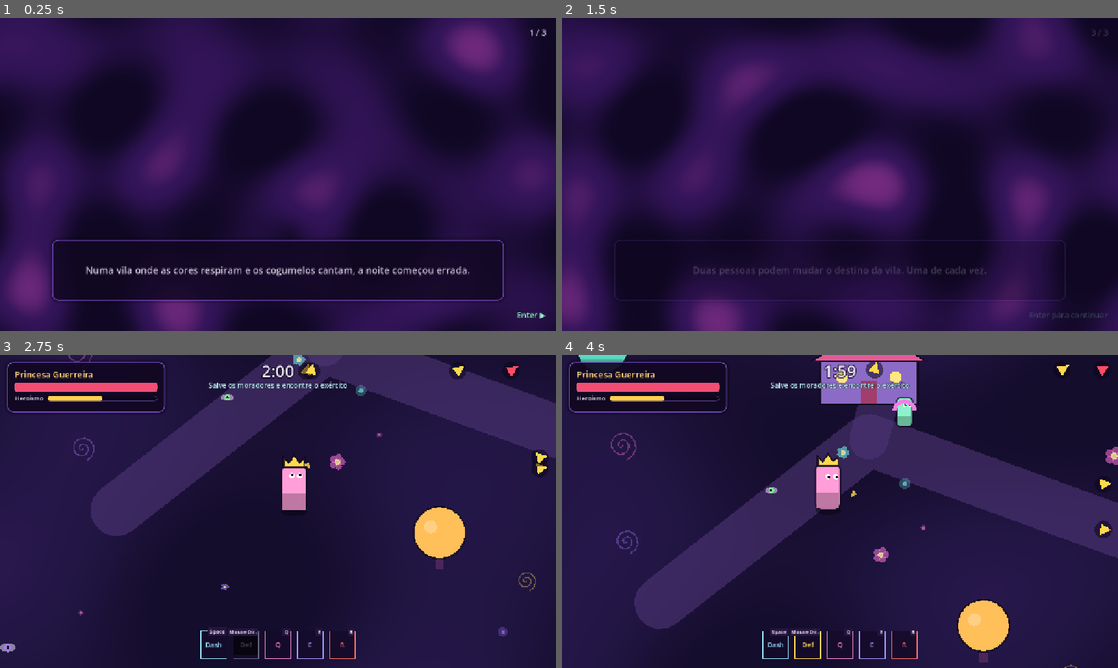
Above: before the commit, frames 1-4 (two rows, left to right).
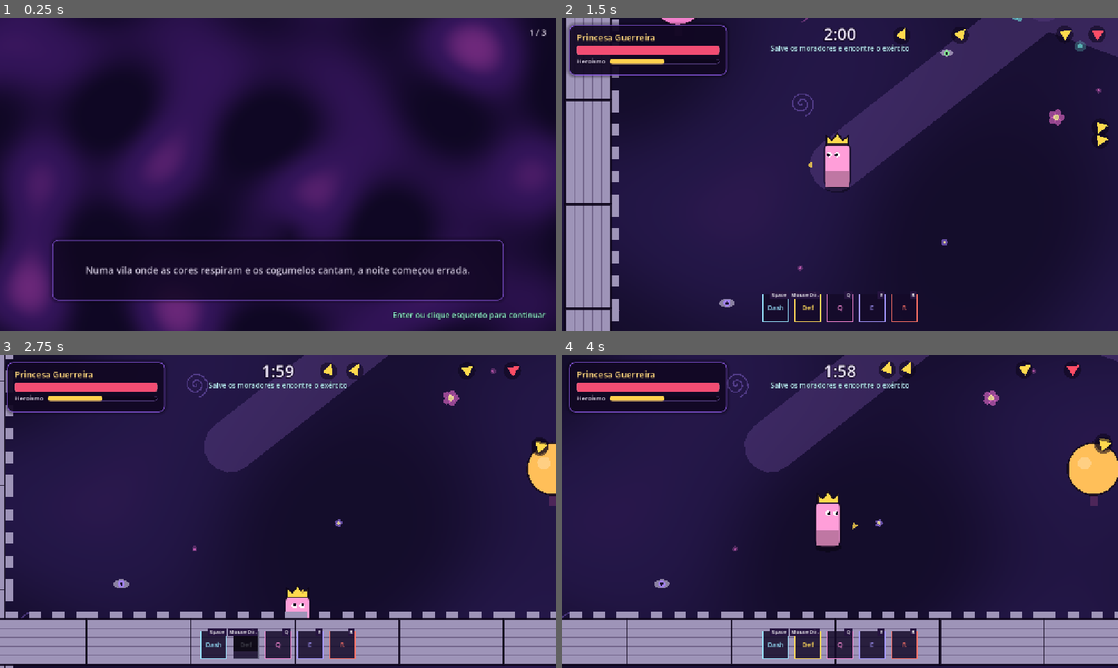
Above: after the commit, the same moments.

Repository: Nevek20/GameJam
Game: Godot game, scene res://scenes/game/game.tscn
The game is run twice, just before and just after one commit, with the same random seed, the same clock (stepped at 60 frames per second) and the same inputs. This scene is started directly instead of the project's main scene.
Inputs (mouse positions are in pixels of both pictures, inside the frame that each line leads up to):
- Up to frame 1 (0.25 s): no input
- Up to frame 2 (1.5 s): tap Enter (confirm) at 0.5, 0.8, 1.25, 1.35 s; move the mouse to (962, 158) at 0.52 s; hold D (move_right) 0.53-1.28 s; click (962, 158) at 0.6 s; move the mouse to (728, 190) at 1.27 s; hold S (move_down) from 1.28 s (still down); click (728, 190) at 1.42 s
- Up to frame 3 (2.75 s): tap Space (dash) at 1.55, 2.1 s; tap Enter (confirm) at 2 s; move the mouse to (333, 442) at 2.02 s; release S (move_down) at 2.03 s; hold D (move_right) from 2.03 s (still down); click (333, 442) at 2.17 s; right-click (333, 442) at 2.3 s
- Up to frame 4 (4 s): move the mouse to (812, 574) at 2.77 s; release D (move_right) at 2.78 s; hold W (move_up) 2.78-3.53 s; right-click (812, 574) at 2.85 s; click (812, 574) at 3.05 s; move the mouse to (1006, 558) at 3.52 s; hold A (move_left) from 3.53 s (still down); click (1006, 558) at 3.6 s; tap Enter (confirm) at 3.8 s

The runs differ from the first frame. In frame 1, 0.3% of the frame differs, in the area x 70-99%, y 94-97%; in frame 2, 42%, in the area x 0-100%, y 0-100%; in frame 3, 26%; in frame 4, 42%.

Commit message:
Seção 3: título fixo, borda dos botões, avançar com clique e cutscenes
- Título do menu sem animação
- Hover dos botões: StyleBoxFlat com borda igual nos 4 lados e cantos iguais;
  foco do teclado sem a linha à parte (usa escala e cor do texto)
- Introdução, tutorial, lápide e finais avançam com Enter ou clique esquerdo
  (só nessas telas); ao voltar para a gameplay o ataque fica bloqueado por
  attack_block_after_screen (UIConfig) para o clique não virar ataque
- Cutscenes reaproveitando a cena da introdução: troca para o Personagem 2
  e antes do boss (resources/config/cutscene_*.tres, legendas em intro.json)

Co-Authored-By: Claude Opus 5.5 <noreply@anthropic.com>
Claude-Session: https://claude.ai/code/session_01WMJahGCEKhVPJxPKMYELds

Diff:
--- a/data/intro.json
+++ b/data/intro.json
@@ -1,8 +1,16 @@
 {
-	"_comment": "Uma legenda por imagem de contexto (mesma ordem do IntroConfig). Aceita BBCode.",
+	"_comment": "Legendas das cutscenes (BBCode). Cada lista corresponde a um IntroConfig (campo captions_key), na mesma ordem das imagens.",
 	"slides": [
 		"Numa vila onde as cores respiram e os cogumelos cantam, a noite começou errada.",
 		"Um exército desceu das colinas e cercou as casas. Os moradores estão presos.",
 		"Duas pessoas podem mudar o destino da vila. Uma de cada vez."
+	],
+	"switch": [
+		"[TODO] A cavaleira cumpriu sua parte. Agora o mago entra na vila...",
+		"[TODO] O que foi feito antes mudou tudo."
+	],
+	"boss": [
+		"[TODO] O confronto final se aproxima.",
+		"[TODO] Não há mais volta."
 	]
 }
--- a/data/tutorial.json
+++ b/data/tutorial.json
@@ -1,6 +1,6 @@
 {
 	"_comment": "Tutorial (painel lateral). {move}, {dash}, {attack}... são trocados pelas teclas atuais.",
-	"hint": "Pressione {confirm} para começar",
+	"hint": "Pressione {confirm} ou clique esquerdo para começar",
 	"p1": {
 		"title": "A vila foi invadida!",
 		"body": [
--- a/data/ui.json
+++ b/data/ui.json
@@ -58,8 +58,8 @@
 		"fail": "Errou..."
 	},
 	"intro": {
-		"next": "{key} ▶",
-		"start": "{key} para continuar"
+		"next": "{key} ou clique esquerdo para continuar",
+		"start": "{key} ou clique esquerdo para começar"
 	},
 	"hud": {
 		"heroism": "Heroísmo",
@@ -96,7 +96,7 @@
 		"enemies_stronger": "Os inimigos estão mais fortes!"
 	},
 	"ending": {
-		"next": "{key} ▶",
+		"next": "{key} ou clique esquerdo para continuar",
 		"tag_p1": "Personagem 1 · {name}",
 		"tag_p2": "Personagem 2 · {name}",
 		"tag_kingdom": "O Reino"
--- /dev/null
+++ b/resources/config/cutscene_boss.tres
@@ -0,0 +1,7 @@
+[gd_resource type="Resource" script_class="IntroConfig" format=3]
+
+[ext_resource type="Script" path="res://scripts/resources/intro_config.gd" id="1_cutscene"]
+
+[resource]
+script = ExtResource("1_cutscene")
+captions_key = "boss"
--- /dev/null
+++ b/resources/config/cutscene_switch.tres
@@ -0,0 +1,7 @@
+[gd_resource type="Resource" script_class="IntroConfig" format=3]
+
+[ext_resource type="Script" path="res://scripts/resources/intro_config.gd" id="1_cutscene"]
+
+[resource]
+script = ExtResource("1_cutscene")
+captions_key = "switch"
--- a/scenes/game/game.tscn
+++ b/scenes/game/game.tscn
@@ -28,12 +28,16 @@
 [ext_resource type="PackedScene" path="res://ui/intro/intro_sequence.tscn" id="26_intro"]
 [ext_resource type="PackedScene" path="res://ui/endings/tombstone_view.tscn" id="27_tomb"]
 [ext_resource type="PackedScene" path="res://ui/pause/pause_menu.tscn" id="28_pause"]
+[ext_resource type="Resource" path="res://resources/config/cutscene_switch.tres" id="29_switch"]
+[ext_resource type="Resource" path="res://resources/config/cutscene_boss.tres" id="30_boss_cut"]
 
 [node name="Game" type="Node2D"]
 script = ExtResource("1_game")
 match_config = ExtResource("2_match")
 ui_config = ExtResource("3_ui")
 player_scene = ExtResource("4_player")
+switch_cutscene = ExtResource("29_switch")
+boss_cutscene = ExtResource("30_boss_cut")
 
 [node name="Juice" type="Node" parent="." node_paths=PackedStringArray("camera")]
 script = ExtResource("5_juice")
--- a/scripts/core/actions.gd
+++ b/scripts/core/actions.gd
@@ -15,6 +15,15 @@
 const CONFIRM := &"confirm"
 const PAUSE := &"pause"
 
+## Telas de imagem (introdução, tutorial, cutscenes, finais): Enter OU clique esquerdo.
+## O clique só conta nessas telas; na gameplay ele continua sendo o ataque.
+static func is_advance(event: InputEvent) -> bool:
+	if event.is_action_pressed(CONFIRM):
+		return true
+	var mouse := event as InputEventMouseButton
+	return mouse != null and mouse.pressed and mouse.button_index == MOUSE_BUTTON_LEFT
+
+
 ## Ordem em que aparecem na tela de remapeamento.
 const REMAPPABLE: Array[StringName] = [
 	MOVE_UP, MOVE_DOWN, MOVE_LEFT, MOVE_RIGHT, DASH, ATTACK, PARRY,
--- a/scripts/game/game.gd
+++ b/scripts/game/game.gd
@@ -9,6 +9,10 @@
 @export var match_config: MatchConfig
 @export var ui_config: UIConfig
 @export var player_scene: PackedScene
+## Cutscene ao passar do Personagem 1 para o 2.
+@export var switch_cutscene: IntroConfig
+## Cutscene antes da luta final (depois da escolha de personagem, quando há).
+@export var boss_cutscene: IntroConfig
 
 var phase: Phase = Phase.INTRO
 var player: Player
@@ -195,6 +199,7 @@
 	await GameManager.fade_out()
 	pools.clear_combat()
 	player.deactivate()
+	await _play_cutscene(switch_cutscene)
 	_place_player(1)
 	interactions.prepare_world_for(1)
 	_update_pois()
@@ -206,6 +211,16 @@
 	tutorial.open("p2")
 	await tutorial.confirmed
 	_start_character_phase()
+
+
+## Toca uma cutscene (se configurada) com a tela já escura; o fade abre por cima dela.
+func _play_cutscene(cutscene: IntroConfig) -> void:
+	if cutscene == null:
+		return
+	intro.play(cutscene)
+	await GameManager.fade_in()
+	await intro.finished
+	await GameManager.fade_out()
 
 
 func _on_player_died(who: Player) -> void:
--- a/scripts/player/human_controller.gd
+++ b/scripts/player/human_controller.gd
@@ -7,14 +7,20 @@
 	Actions.DASH, Actions.PARRY, Actions.ATTACK, Actions.SKILL_Q, Actions.SKILL_E, Actions.ULTIMATE,
 ]
 const NEVER := -1000000
+const UI_CONFIG_PATH := "res://resources/config/ui_config.tres"
 
 var buffer_ms: int = 150
 var _pressed_at: Dictionary = {}
+var _attack_blocked_until: int = 0
+var _block_ms: int = 200
 
 
 func setup(player: Player) -> void:
 	super(player)
 	buffer_ms = int(player.stats.input_buffer * 1000.0)
+	var ui := load(UI_CONFIG_PATH) as UIConfig
+	if ui:
+		_block_ms = int(ui.attack_block_after_screen * 1000.0)
 
 
 func _physics_process(_delta: float) -> void:
@@ -41,11 +47,11 @@
 
 
 func is_held(action: StringName) -> bool:
-	return enabled and Input.is_action_pressed(action)
+	return enabled and not _attack_blocked(action) and Input.is_action_pressed(action)
 
 
 func peek(action: StringName) -> bool:
-	if not enabled:
+	if not enabled or _attack_blocked(action):
 		return false
 	return Time.get_ticks_msec() - int(_pressed_at.get(action, NEVER)) <= buffer_ms
 
@@ -59,6 +65,12 @@
 
 func clear_buffer() -> void:
 	_pressed_at.clear()
+	# Chamado sempre que o input liga/desliga: bloqueia o ataque por um instante.
+	_attack_blocked_until = Time.get_ticks_msec() + _block_ms
+
+
+func _attack_blocked(action: StringName) -> bool:
+	return action == Actions.ATTACK and Time.get_ticks_msec() < _attack_blocked_until
 
 
 func is_human() -> bool:
--- a/scripts/resources/intro_config.gd
+++ b/scripts/resources/intro_config.gd
@@ -1,7 +1,10 @@
 class_name IntroConfig
 extends Resource
-## Imagens de contextualização. Uma ou mais; Enter avança.
-## Legendas vêm de data/intro.json (lista "slides", na mesma ordem).
+## Uma cutscene: sequência de imagens com legendas. Enter ou clique esquerdo avança.
+## Usado na introdução, na troca para o Personagem 2 e antes do boss.
+## Legendas vêm de data/intro.json (lista indicada em captions_key, na mesma ordem das imagens).
 ## Se houver mais legendas que imagens, as extras aparecem sobre um fundo placeholder.
 
 @export var images: Array[Texture2D] = []
+## Lista de legendas em data/intro.json (ex.: "slides", "switch", "boss").
+@export var captions_key: String = "slides"
--- a/scripts/resources/ui_config.gd
+++ b/scripts/resources/ui_config.gd
@@ -11,6 +11,9 @@
 @export var credits_speed: float = 45.0
 @export var credits_fast_multiplier: float = 5.0
 @export var intro_fade: float = 0.3
+## Ao voltar para a gameplay (depois de tela de imagem ou diálogo), o ataque fica
+## bloqueado por este tempo, para o clique que avançou a tela não virar ataque.
+@export var attack_block_after_screen: float = 0.2
 ## Setas de ponto de interesse: margem da borda e tamanho.
 @export var poi_arrow_margin: float = 34.0
 @export var poi_arrow_size: float = 16.0
--- a/tests/flow_test.gd
+++ b/tests/flow_test.gd
@@ -181,7 +181,9 @@
 	for i in 300:
 		if game.tutorial.is_open:
 			break
-		await _wait(0.05)
+		if game.intro.is_playing:
+			_press(Actions.CONFIRM) # cutscene da troca
+		await _wait(0.1)
 	check(game.tutorial.is_open, "tutorial do P2")
 	_press(Actions.CONFIRM)
 	await _wait(0.2)
--- a/ui/endings/conclusion.gd
+++ b/ui/endings/conclusion.gd
@@ -56,8 +56,9 @@
 	_waiting = true
 
 
-func _unhandled_input(event: InputEvent) -> void:
-	if _waiting and event.is_action_pressed(Actions.CONFIRM):
+# _input: recebe o clique antes da interface (os painéis consumiriam o clique).
+func _input(event: InputEvent) -> void:
+	if _waiting and Actions.is_advance(event):
 		get_viewport().set_input_as_handled()
 		AudioManager.play_sfx(&"ui_click")
 		_waiting = false
--- a/ui/endings/tombstone_view.gd
+++ b/ui/endings/tombstone_view.gd
@@ -63,8 +63,9 @@
 	closed.emit()
 
 
-func _unhandled_input(event: InputEvent) -> void:
-	if is_open and event.is_action_pressed(Actions.CONFIRM):
+# _input: recebe o clique antes da interface (os painéis consumiriam o clique).
+func _input(event: InputEvent) -> void:
+	if is_open and Actions.is_advance(event):
 		get_viewport().set_input_as_handled()
 		AudioManager.play_sfx(&"ui_click")
 		close()
--- a/ui/intro/intro_sequence.gd
+++ b/ui/intro/intro_sequence.gd
@@ -1,7 +1,7 @@
 class_name IntroSequence
 extends Control
-## Imagens de contextualização (lista no IntroConfig) com legendas de data/intro.json.
-## Enter avança; na última, termina. O cronômetro ainda não corre aqui.
+## Player de cutscene: imagens (IntroConfig) com legendas de data/intro.json.
+## Enter ou clique esquerdo avança; na última, termina. O cronômetro não corre aqui.
 
 signal finished
 
@@ -26,8 +26,11 @@
 	hide()
 
 
-func play() -> void:
-	_captions = Texts.array("intro", "slides")
+## Sem argumento toca a introdução (config exportado); senão, a cutscene indicada.
+func play(cutscene: IntroConfig = null) -> void:
+	if cutscene:
+		config = cutscene
+	_captions = Texts.array("intro", config.captions_key if config else "slides")
 	var images := config.images.size() if config else 0
 	_count = maxi(maxi(images, _captions.size()), 1)
 	_index = 0
@@ -54,8 +57,9 @@
 	_tween.tween_property(_content, "modulate:a", 1.0, ui_config.intro_fade if ui_config else 0.3)
 
 
-func _unhandled_input(event: InputEvent) -> void:
-	if not is_playing or not event.is_action_pressed(Actions.CONFIRM):
+# _input: recebe o clique antes da interface (os painéis consumiriam o clique).
+func _input(event: InputEvent) -> void:
+	if not is_playing or not Actions.is_advance(event):
 		return
 	get_viewport().set_input_as_handled()
 	AudioManager.play_sfx(&"ui_click")
--- a/ui/menu/main_menu.gd
+++ b/ui/menu/main_menu.gd
@@ -11,7 +11,6 @@
 @onready var _title: Label = %Title
 @onready var _subtitle: Label = %Subtitle
 
-var _title_tween: Tween
 
 
 func _ready() -> void:
@@ -30,10 +29,6 @@
 	_credits_panel.hide()
 	AudioManager.play_music(&"menu")
 	_play.grab_focus.call_deferred()
-	_title.pivot_offset = _title.size * 0.5
-	_title_tween = create_tween().set_loops()
-	_title_tween.tween_property(_title, "rotation", deg_to_rad(1.5), 1.6).set_trans(Tween.TRANS_SINE)
-	_title_tween.tween_property(_title, "rotation", deg_to_rad(-1.5), 1.6).set_trans(Tween.TRANS_SINE)
 
 
 func _on_play() -> void:
--- a/ui/theme/main_theme.tres
+++ b/ui/theme/main_theme.tres
@@ -1,4 +1,6 @@
 [gd_resource type="Theme" format=3]
+
+[sub_resource type="StyleBoxEmpty" id="btn_focus"]
 
 [sub_resource type="StyleBoxFlat" id="btn_normal"]
 content_margin_left = 20.0
@@ -6,10 +8,10 @@
 content_margin_right = 20.0
 content_margin_bottom = 8.0
 bg_color = Color(0.16, 0.08, 0.3, 0.95)
-border_width_left = 2
-border_width_top = 2
-border_width_right = 2
-border_width_bottom = 4
+border_width_left = 3
+border_width_top = 3
+border_width_right = 3
+border_width_bottom = 3
 border_color = Color(0.5, 0.3, 0.8, 1)
 corner_radius_top_left = 12
 corner_radius_top_right = 12
@@ -21,16 +23,17 @@
 content_margin_top = 8.0
 content_margin_right = 20.0
 content_margin_bottom = 8.0
-bg_color = Color(0.3, 0.14, 0.5, 0.98)
-border_width_left = 2
-border_width_top = 2
-border_width_right = 2
-border_width_bottom = 4
-border_color = Color(1, 0.55, 0.9, 1)
+bg_color = Color(0.34, 0.16, 0.55, 1)
+border_width_left = 3
+border_width_top = 3
+border_width_right = 3
+border_width_bottom = 3
+border_color = Color(1, 0.85, 0.4, 1)
 corner_radius_top_left = 12
 corner_radius_top_right = 12
 corner_radius_bottom_right = 12
 corner_radius_bottom_left = 12
+anti_aliasing_size = 1.0
 
 [sub_resource type="StyleBoxFlat" id="btn_pressed"]
 content_margin_left = 20.0
@@ -47,22 +50,6 @@
 corner_radius_top_right = 12
 corner_radius_bottom_right = 12
 corner_radius_bottom_left = 12
-
-[sub_resource type="StyleBoxFlat" id="btn_focus"]
-draw_center = false
-border_width_left = 3
-border_width_top = 3
-border_width_right = 3
-border_width_bottom = 3
-border_color = Color(1, 0.85, 0.4, 1)
-corner_radius_top_left = 12
-corner_radius_top_right = 12
-corner_radius_bottom_right = 12
-corner_radius_bottom_left = 12
-expand_margin_left = 3.0
-expand_margin_top = 3.0
-expand_margin_right = 3.0
-expand_margin_bottom = 3.0
 
 [sub_resource type="StyleBoxFlat" id="btn_disabled"]
 content_margin_left = 20.0
@@ -140,6 +127,7 @@
 Button/font_sizes/font_size = 20
 Button/styles/normal = SubResource("btn_normal")
 Button/styles/hover = SubResource("btn_hover")
+Button/styles/hover_pressed = SubResource("btn_pressed")
 Button/styles/pressed = SubResource("btn_pressed")
 Button/styles/focus = SubResource("btn_focus")
 Button/styles/disabled = SubResource("btn_disabled")
--- a/ui/tutorial/tutorial_panel.gd
+++ b/ui/tutorial/tutorial_panel.gd
@@ -46,8 +46,9 @@
 	_tween.tween_property(self, "position:x", 0.0, 0.3).set_trans(Tween.TRANS_CUBIC).set_ease(Tween.EASE_OUT)
 
 
-func _unhandled_input(event: InputEvent) -> void:
-	if is_open and event.is_action_pressed(Actions.CONFIRM):
+# _input: recebe o clique antes da interface (os painéis consumiriam o clique).
+func _input(event: InputEvent) -> void:
+	if is_open and Actions.is_advance(event):
 		get_viewport().set_input_as_handled()
 		is_open = false
 		if _tween:
